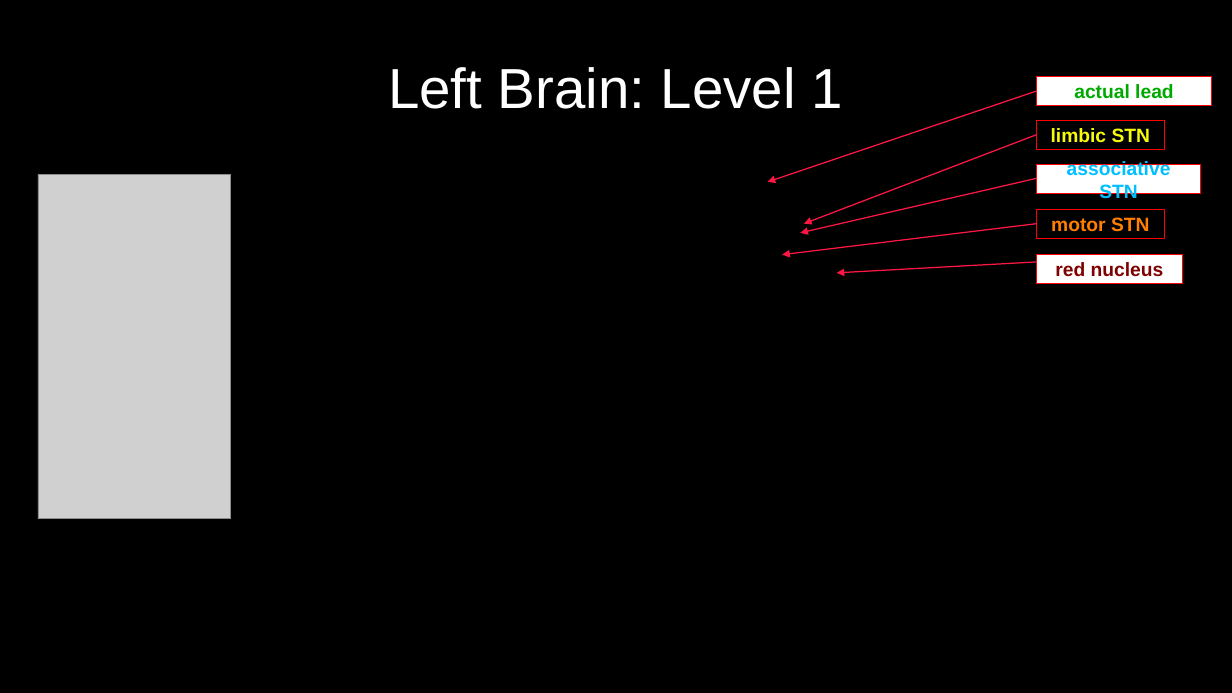
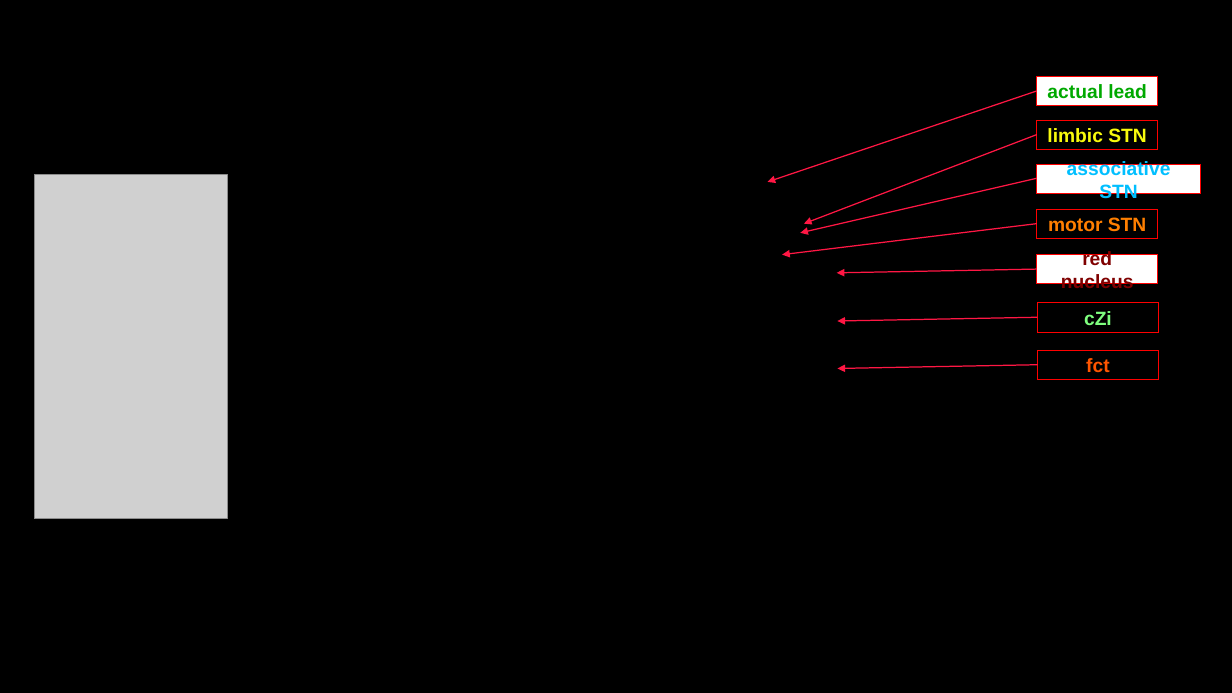
Before and after one commit to greydongilmore/clinical_dicom2bids_smk, a slide deck: slide 2 of resources/medtronic_sensight_reconstructions.pptx. Drawn at 1232x693 pixels with LibreOffice and Linux fonts; fonts in the diff are those of the drawing; grey boxes stand for pictures. Boxes give left, top, right and bottom in pixels: in the first picture for what was removed or moved away, otherwise in the second. Text is boxed around its words. In the diff, an @@ line names an element or a change of style, - is before the commit and + after.

```diff
--- a/resources/medtronic_sensight_reconstructions.pptx
+++ b/resources/medtronic_sensight_reconstructions.pptx
@@ title removed at [388, 67, 842, 109] @@
-Left Brain: Level 1
@@ freeform shape "actual lead": place and size @@
-freeform shape "actual lead" at [1037, 76, 1212, 105]
+freeform shape "actual lead" at [1037, 76, 1158, 105]
@@ freeform shape "limbic STN": place and size @@
-freeform shape "limbic STN" at [1037, 120, 1165, 150]
+freeform shape "limbic STN" at [1037, 120, 1158, 150]
@@ picture: place and size @@
-picture at [38, 175, 231, 519]
+picture at [34, 175, 227, 519]
@@ freeform shape "motor STN": place and size @@
-freeform shape "motor STN" at [1037, 209, 1165, 238]
+freeform shape "motor STN" at [1037, 209, 1158, 238]
@@ arrow moved from (1037, 262) - (837, 273) to (1037, 269) - (837, 273) @@
@@ freeform shape "red nucleus": place and size @@
-freeform shape "red nucleus" at [1037, 255, 1182, 285]
+freeform shape "red nucleus" at [1037, 255, 1158, 285]
@@ arrow added from (1038, 317) to (837, 321), #FF1744 0.96 pt @@
@@ freeform shape added at [1038, 303, 1159, 333], fill #000000, outline #FF0000 0 pt, 15 pt, text #7FFF7F, bold @@
+cZi
@@ freeform shape added at [1038, 350, 1159, 380], fill #000000, outline #FF0000 0 pt, 15 pt, text #FF5500, bold @@
+fct
@@ arrow added from (1038, 365) to (837, 369), #FF1744 0.96 pt @@
```
Also in this commit, not shown: 11 other slides changed, 3 other files.
